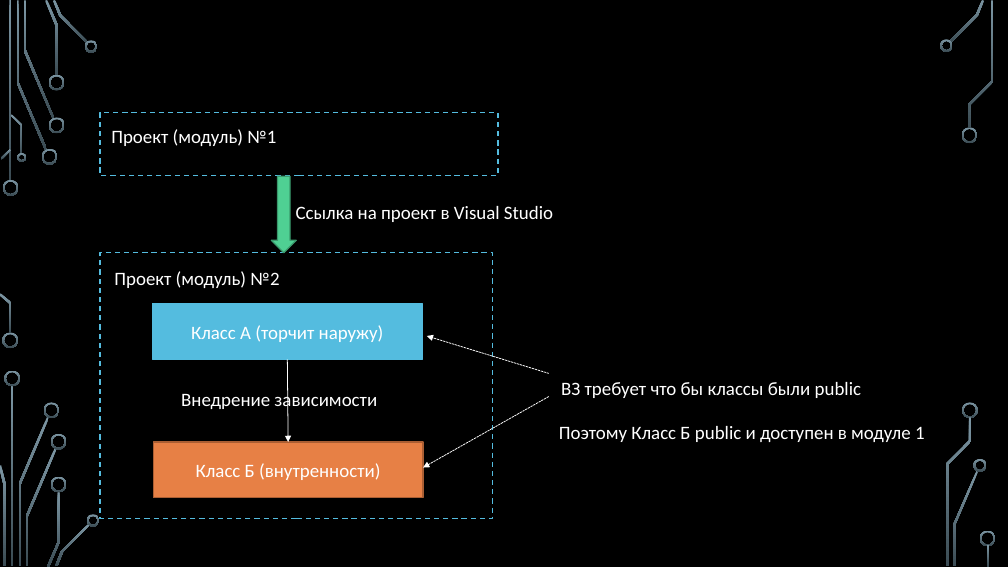
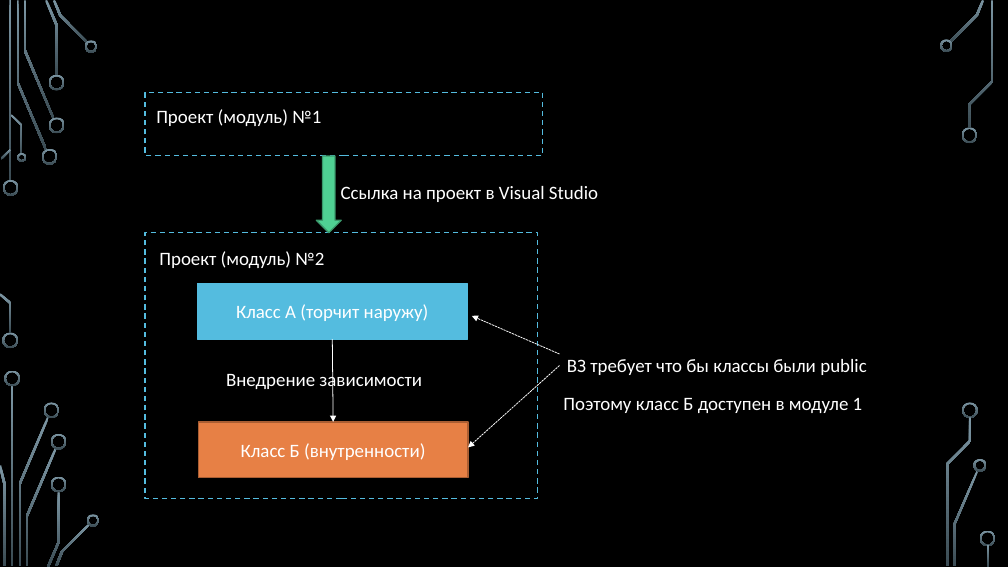
Before and after one commit to sergeyryskulov/Presentations, a slide deck: slide 6 of 8. Гексагональная архитектура/Архитектура больших проектов.pptx (slide 7 before the commit). Drawn at 1008x567 pixels with LibreOffice and Linux fonts; fonts in the diff are those of the drawing; background and template pictures are left out. Boxes give left, top, right and bottom in pixels: in the first picture for what was removed or moved away, otherwise in the second. Text is boxed around its words. In the diff, an @@ line names an element or a change of style, - is before the commit and + after.

```diff
--- a/8. Гексагональная архитектура/Архитектура больших проектов.pptx
+++ b/8. Гексагональная архитектура/Архитектура больших проектов.pptx
@@ arrow moved from (549, 374) - (427, 336) to (560, 354) - (472, 316) @@
@@ 4 texts, 4 rectangles, 1 down arrow, 1 arrow: place and size @@
-4 texts, 4 rectangles, 1 down arrow, 1 arrow at <box>100,113,553,519</box>
+4 texts, 4 rectangles, 1 down arrow, 1 arrow at <box>145,92,598,499</box>
@@ text "ВЗ требует что бы классы ...": place and size @@
-text "ВЗ требует что бы классы ..." at <box>561,382,861,398</box>
+text "ВЗ требует что бы классы ..." at <box>567,359,866,375</box>
@@ arrow moved from (549, 397) - (423, 467) to (560, 366) - (468, 448) @@
@@ text at <box>563,398,863,413</box>: text changed @@
-Поэтому Класс Б public и доступен в модуле 1
+Поэтому класс Б доступен в модуле 1
```
Also in this commit, not shown: 10 other slides changed, 3 slides added, 2 slides removed, 1 other file.
